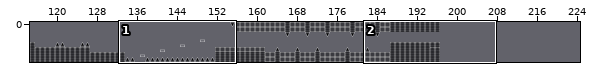
One commit to this Tiled map (JSON): tiles/shit.tmj. Above: a wide view before the commit, with the close-up outlined.
Close-up. Earlier state:
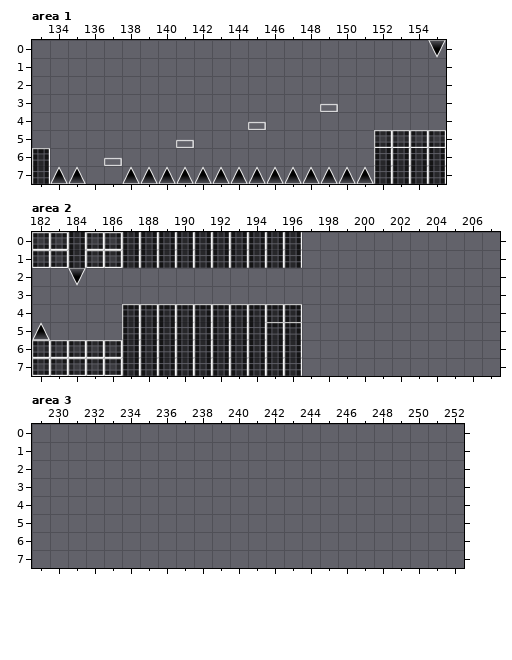
Cells are 128x128 px. Shown: area 1 x 133..155, y 0..7; area 2 x 182..207, y 0..7; area 3 x 229..252, y 0..7. The commit also changed other parts of the map, which this record leaves out.
After the commit:
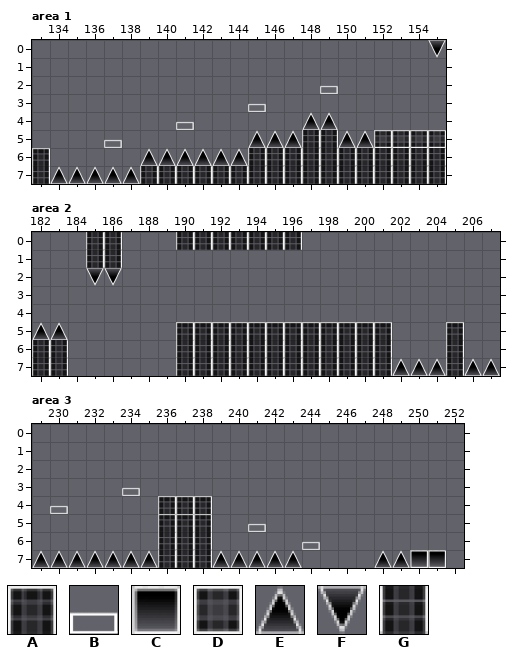
Key: from "chode": A 0; from "cook": B 0; from "cu1": C 0; from "dime": D 0; from "lonbu": E 0, F 0 flipped up-down; from "meode": G 0.
_ is an empty cell.
See-through tiles are keyed as they look on the map.
Difference:
Layer "Tile Layer 1", area 1:
There is now tile B in row 2 at x 149; in row 3 at x 145; in row 4 at x 141; in row 5 at x 137.
There is now tile E in row 4 at x 148 to 149; in row 5 at x 145 to 147 and 150 to 151; in row 6 at x 139 to 144; in row 7 at x 136 to 137.
The edit turns tile E into tile G in row 7 at x 139 to 151.
There is now tile G in row 5 at x 148 to 149; in row 6 at x 145 to 151.
The edit erases tile B in row 3 at x 149; in row 4 at x 145; in row 5 at x 141; in row 6 at x 137.
Layer "Tile Layer 1", area 2:
The edit turns tile G into tile A in row 5 at x 190 to 194.
There is now tile A in row 5 at x 197 to 201 and 205.
There is now tile E in row 5 at x 183; in row 7 at x 202 to 204 and 206 to 207.
There is now tile F in row 2 at x 185 to 186.
The edit turns tile D into tile G in rows 0 to 1 at x 185 to 186; in rows 6 to 7 at x 182 to 183.
There is now tile G in rows 6 to 7 at x 197 to 201 and 205.
The edit erases tile A in row 4 at x 187 to 196.
The edit erases tile D in rows 0 to 1 at x 182 to 183; in rows 6 to 7 at x 184 to 186.
The edit erases tile F in row 2 at x 184.
The edit erases tile G in row 0 at x 184 and 187 to 189; in row 1 at x 184 and 187 to 196; in rows 5 to 7 at x 187 to 189.
Layer "Tile Layer 1", area 3:
There is now tile A in rows 4 to 5 at x 236 to 238.
There is now tile B in row 3 at x 234; in row 4 at x 230; in row 5 at x 241; in row 6 at x 244.
There is now tile C in row 7 at x 250 to 251.
There is now tile E in row 7 at x 229 to 235, 239 to 243 and 248 to 249.
There is now tile G in rows 6 to 7 at x 236 to 238.
